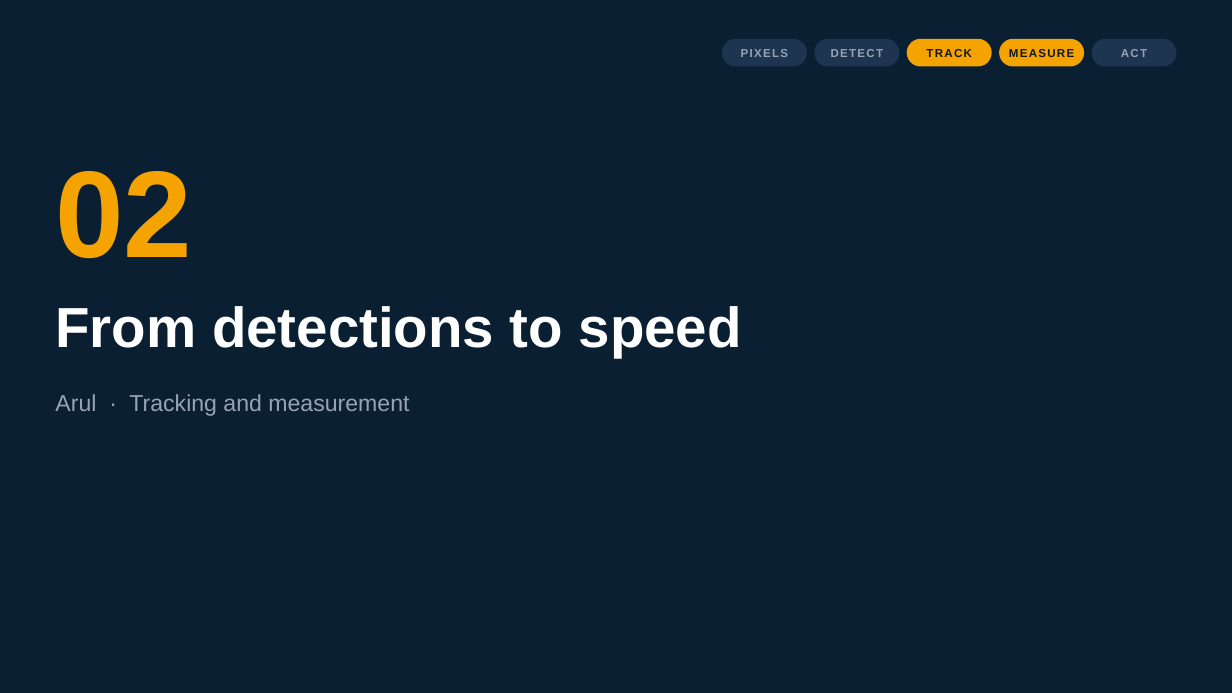
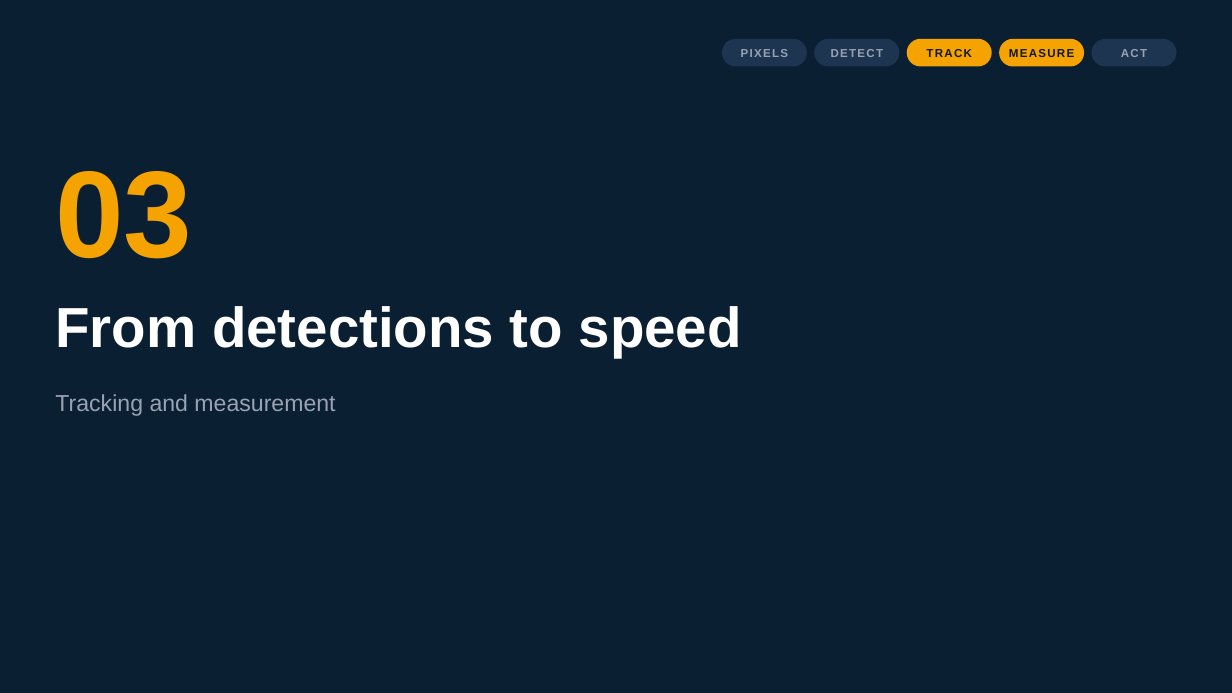
Before and after one commit to Prem-Dharshan/20XW97, a slide deck: slide 19 of cv-automation-ppt/CV_and_Automation.pptx (slide 11 before the commit). Drawn at 1232x693 pixels with LibreOffice and Linux fonts; fonts in the diff are those of the drawing. Boxes give left, top, right and bottom in pixels: in the first picture for what was removed or moved away, otherwise in the second. Text is boxed around its words. In the diff, an @@ line names an element or a change of style, - is before the commit and + after.

```diff
--- a/cv-automation-ppt/CV_and_Automation.pptx
+++ b/cv-automation-ppt/CV_and_Automation.pptx
@@ text at [55,171,192,259]: text changed @@
-02
+03
@@ text at [55,394,335,416]: text changed @@
-Arul · Tracking and measurement
+Tracking and measurement
```
Also in this commit, not shown: 22 other slides changed, 9 slides added, 1 slide removed, 2 other files.
